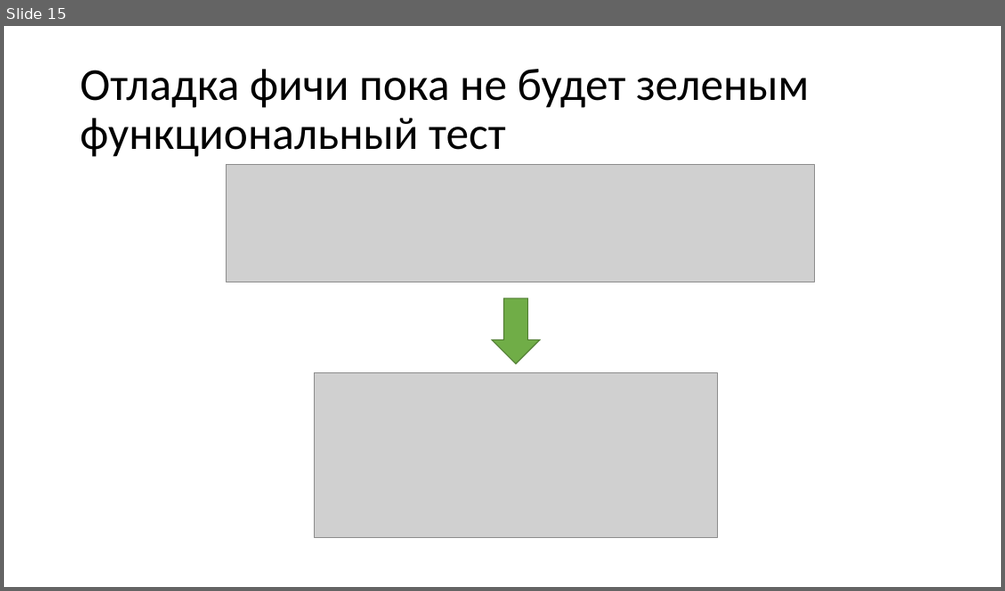
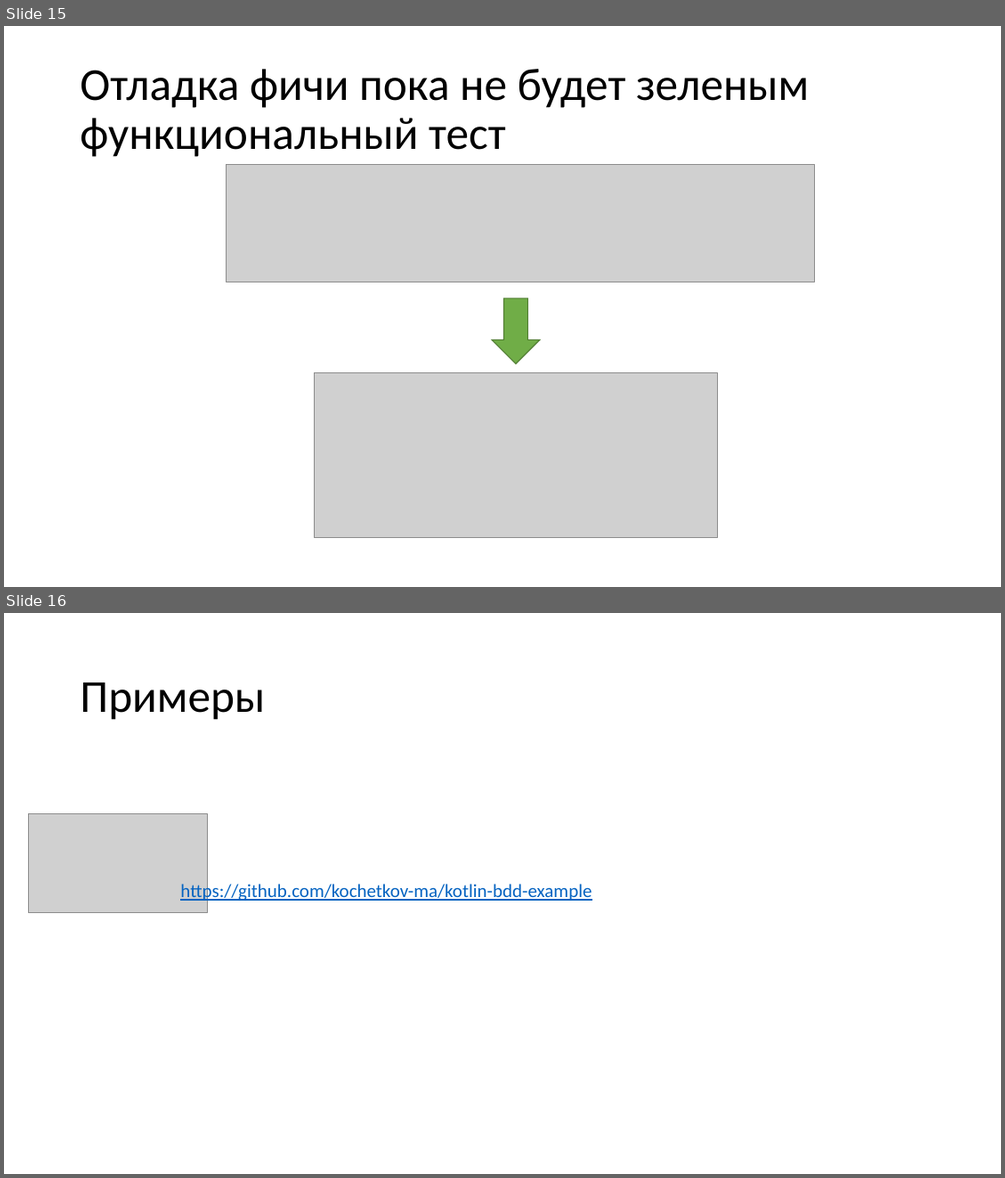
Before and after one commit to kochetkov-ma/kotlin-bdd-example, a slide deck: pptx/BDD.pptx. Shown one above the other, each under a label of ours: slide 15 before the commit, slides 15 and 16 after it. The pictures are 1005x591 and 1005x1178 pixels, drawn with LibreOffice and Linux fonts; fonts in the diff are those of the drawing; grey boxes stand for pictures. Boxes give left, top, right and bottom in pixels: in the first picture for what was removed or moved away, otherwise in the second. Text is boxed around its words. In the diff, an @@ line names an element or a change of style, - is before the commit and + after.

```diff
--- a/pptx/BDD.pptx
+++ b/pptx/BDD.pptx
@@ slide 16 added at [4, 613, 1001, 1174], background #FFFFFF @@
@@ title added at [80, 682, 265, 720], 44 pt, text #000000 @@
+Примеры
@@ picture added at [28, 814, 208, 913] @@
@@ text added at [180, 882, 591, 903], 18 pt, text #0563C1, underline @@
+https://github.com/kochetkov-ma/kotlin-bdd-example
```
Also in this commit, not shown: 1 other file.
